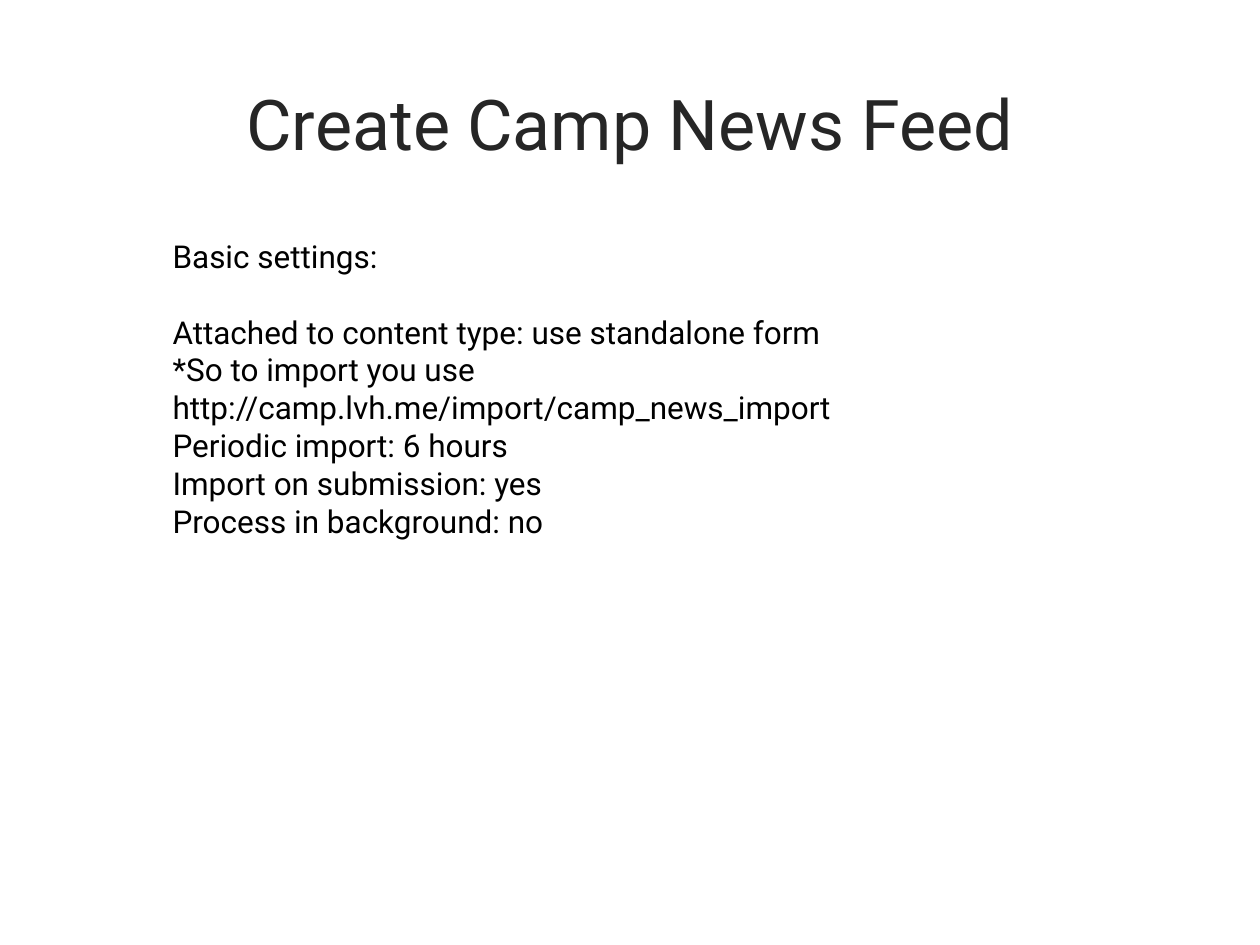
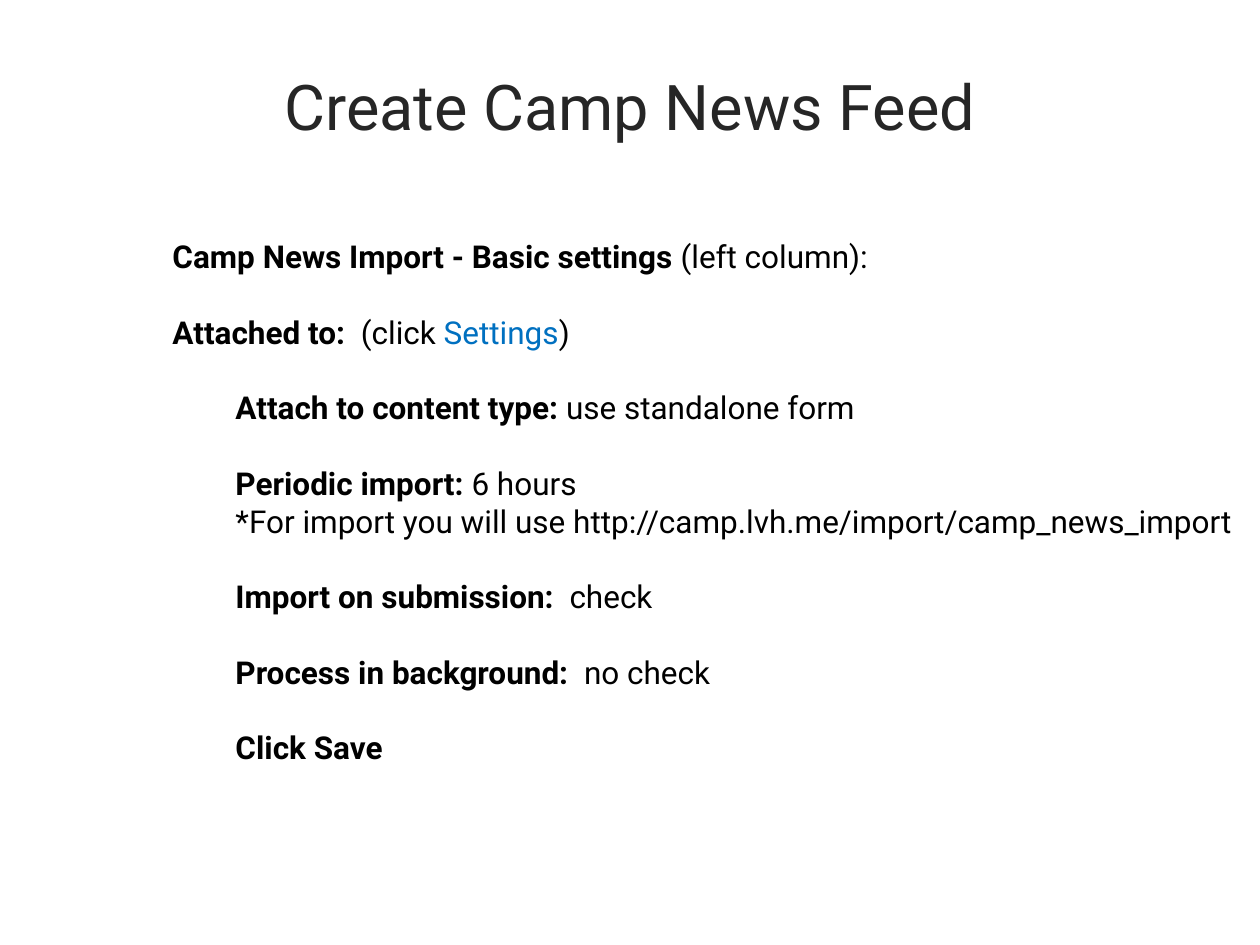
Before and after one commit to ebanford/news-features-start, a slide deck: slide 18 of FeedsDemoPresentation.pptx (slide 21 before the commit). Drawn at 1260x945 pixels with LibreOffice and Linux fonts; fonts in the diff are those of the drawing; background and template pictures are left out. Boxes give left, top, right and bottom in pixels: in the first picture for what was removed or moved away, otherwise in the second. Text is boxed around its words. In the diff, an @@ line names an element or a change of style, - is before the commit and + after.

```diff
--- a/FeedsDemoPresentation.pptx
+++ b/FeedsDemoPresentation.pptx
@@ title "Create Camp News Feed" at [284,82,975,143]: size 40 to 36 pt @@
@@ text at [172,243,868,426]: text changed; bold on @@
-Basic settings:
-Attached to content type: use standalone form
-*So to import you use http://camp.lvh.me/import/camp_news_import
+Camp News Import - Basic settings (left column):
+Attached to: (click Settings)
+  Attach to content type: use standalone form
@@ text at [235,471,577,502]: bold on in "Periodic import:"; list level 1 to 2 in "Periodic import: 6 hours" @@
@@ text at [235,509,1231,760]: text changed @@
-Import on submission: yes
-Process in background: no
+  *For import you will use http://camp.lvh.me/import/camp_news_import
+  Import on submission: check
+  Process in background: no check
+  Click Save
```
Also in this commit, not shown: 32 other slides changed, 2 slides added, 5 slides removed, 1 other file.
